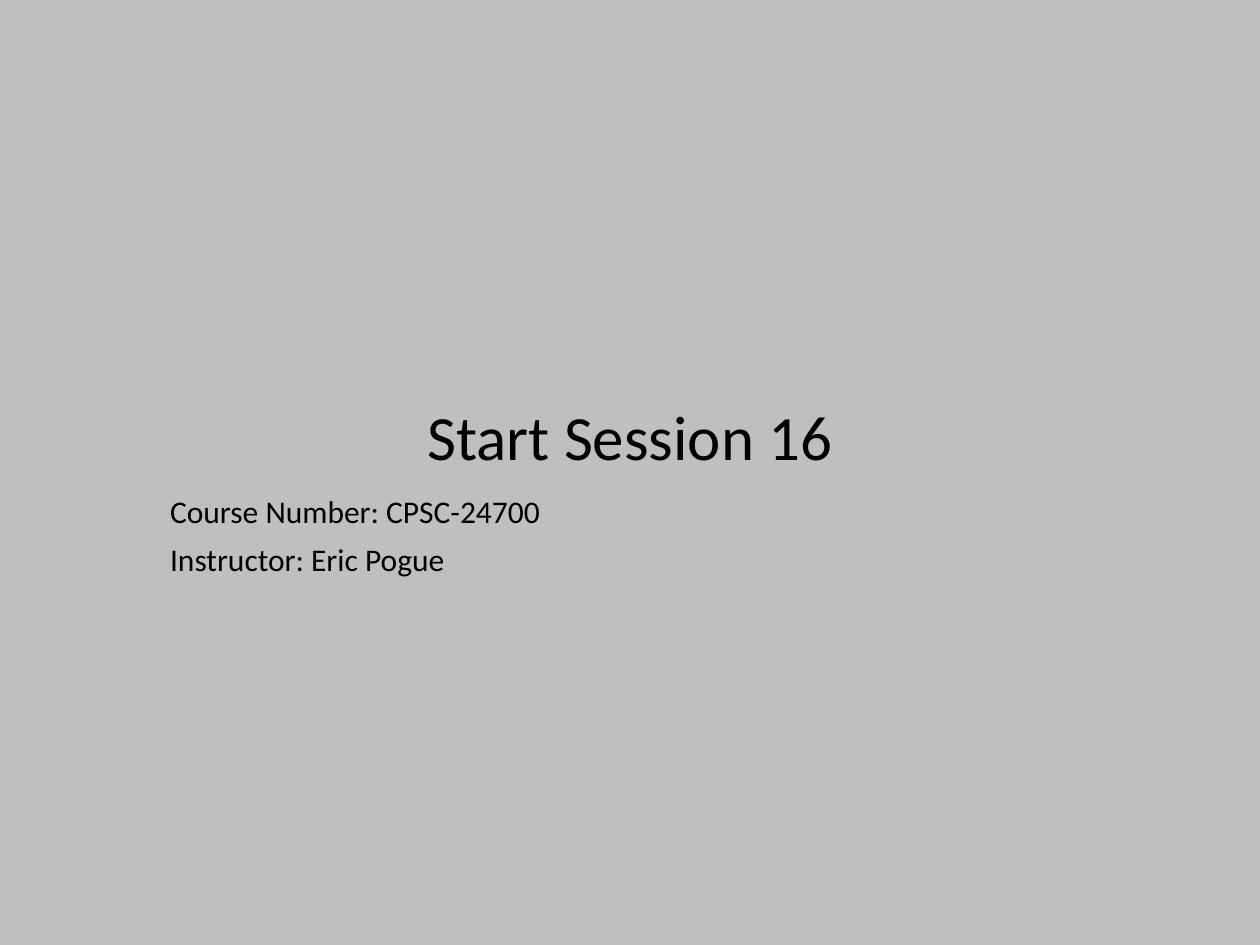
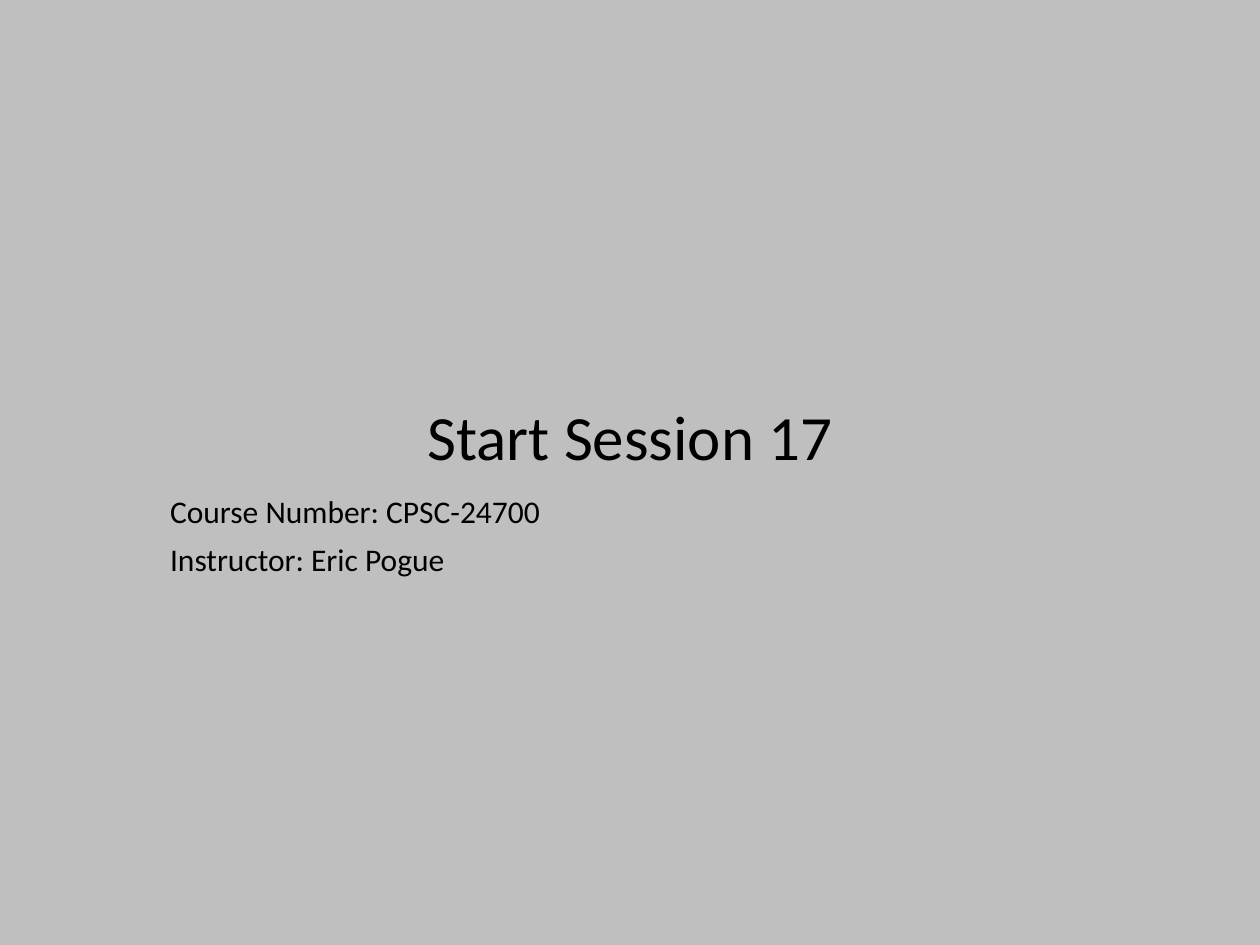
Before and after one commit to EricJPogue/www-epogue-info, a slide deck: slide 35 of CPSC-24700/Presentations/javascript-and-html.pptx (slide 26 before the commit). Drawn at 1260x945 pixels with LibreOffice and Linux fonts; fonts in the diff are those of the drawing. Boxes give left, top, right and bottom in pixels: in the first picture for what was removed or moved away, otherwise in the second. Text is boxed around its words. In the diff, an @@ line names an element or a change of style, - is before the commit and + after.

```diff
--- a/CPSC-24700/Presentations/javascript-and-html.pptx
+++ b/CPSC-24700/Presentations/javascript-and-html.pptx
@@ title at bbox=[427, 416, 832, 461]: text changed @@
-Start Session 16
+Start Session 17
```
Also in this commit, not shown: 1 slide removed, 2 other files.
